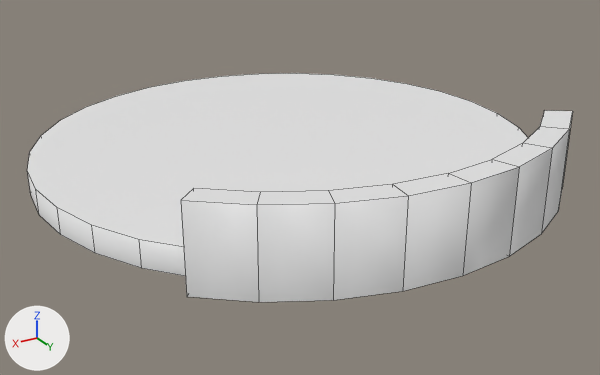
The Blender file Content/Meshes/EarthWall.blend: old version first, new version second.
Rendered twice from a camera (50 mm lens) standing at (3.96, 6.92, 3.01) and looking at (0.03, 0.37, -0.27). Lighting does not change. The marker at lower left points along +X, +Y and +Z. Mesh edges are drawn as thin lines. Objects named as collision shapes, trigger or cutter boxes, shadow casters or lower levels of detail are left out.

Before the edit, the objects in view are built like this:
```python
me_cylinder_001 = bpy.data.meshes.new('Cylinder.001')
me_cylinder_001.from_pydata(...)  # 64 vertices, 33 faces; spans x -2.5..2.5, y -2.5..2.5, z -0.12..0.12
me_cylinder_010 = bpy.data.meshes.new('Cylinder.010')
me_cylinder_010.from_pydata(...)  # 12 vertices, 8 faces; spans x -0.536..0.536, y 2.452..2.75, z -0.138..0.637
me_cylinder_011 = bpy.data.meshes.new('Cylinder.011')
me_cylinder_011.from_pydata(...)  # 16 vertices, 8 faces; spans x -1.05..1.05, y 2.31..2.7, z -0.14..0.64
me_cylinder_012 = bpy.data.meshes.new('Cylinder.012')
me_cylinder_012.from_pydata(...)  # 16 vertices, 8 faces; spans x -1.53..1.53, y 2.08..2.54, z -0.14..0.64
me_cylinder_013 = bpy.data.meshes.new('Cylinder.013')
me_cylinder_013.from_pydata(...)  # 16 vertices, 8 faces; spans x -1.94..1.94, y 1.77..2.29, z -0.14..0.64
ob_earth = bpy.data.objects.new('Earth', me_cylinder_001)
ob_earth.location = (0.0, 0.0, 0.0)
ob_wall_1 = bpy.data.objects.new('Wall_1', me_cylinder_010)
ob_wall_1.location = (0.0, 0.0, 0.0)
ob_wall_2 = bpy.data.objects.new('Wall_2', me_cylinder_011)
ob_wall_2.location = (0.0, 0.0, 0.0)
ob_wall_3 = bpy.data.objects.new('Wall_3', me_cylinder_012)
ob_wall_3.location = (0.0, 0.0, 0.0)
ob_wall_4 = bpy.data.objects.new('Wall_4', me_cylinder_013)
ob_wall_4.location = (0.0, 0.0, 0.0)
```
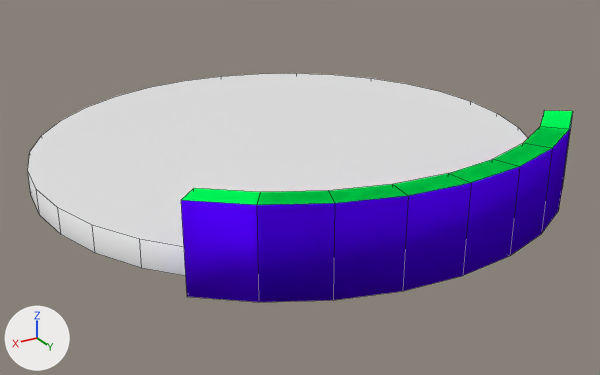
Boxes [x1, y1, x2, y2] around the edits, measured in the pictures (600 x 375 px):
'Wall_1', reshaped (not visible afterwards): before [393, 159, 519, 291]
'Wall_2', reshaped (not visible afterwards): before [329, 144, 552, 300]
'Wall_3', reshaped (not visible afterwards): before [257, 127, 569, 302]
part 1 of me_cylinder_013, added (purple): after [257, 127, 569, 302]
part 2 of me_cylinder_013, recoloured (white to purple): [181, 118, 572, 302] in both
part 3 of me_cylinder_013, recoloured (white to green): [182, 110, 573, 205] in both
part 4 of me_cylinder_012, recoloured: before [257, 131, 569, 302]
part 5 of me_cylinder_012, recoloured: before [257, 127, 569, 205]
part 6 of me_cylinder_011, recoloured: before [333, 149, 552, 300]
part 7 of me_cylinder_011, recoloured: before [329, 144, 552, 203]
part 8 of me_cylinder_010, recoloured: before [403, 167, 519, 291]
part 9 of me_cylinder_010, recoloured: before [393, 159, 519, 196]

The change, as a diff of the scene's bpy script:
```diff
--- a/Content/Meshes/EarthWall.blend.py
+++ b/Content/Meshes/EarthWall.blend.py
@@ mat_material_011 @@
+mat_material_011 = diffuse_material('Material.011')
+mat_material_011.base_color = (0.0, 1.0, 0.104)  # green #00ff5b
@@ mat_material_010 @@
+mat_material_010 = diffuse_material('Material.010')
+mat_material_010.base_color = (0.0941, 0.0, 1.0)  # purple #5600ff
@@ mat_material_008 @@
+mat_material_008 = diffuse_material('Material.008')
+mat_material_008.base_color = (0.0, 1.0, 0.104)  # green #00ff5b
@@ mat_material_007 @@
+mat_material_007 = diffuse_material('Material.007')
+mat_material_007.base_color = (0.0941, 0.0, 1.0)  # purple #5600ff
@@ mat_material_004 @@
+mat_material_004 = diffuse_material('Material.004')
+mat_material_004.base_color = (0.0941, 0.0, 1.0)  # purple #5600ff
@@ mat_material_005 @@
+mat_material_005 = diffuse_material('Material.005')
+mat_material_005.base_color = (0.0, 1.0, 0.104)  # green #00ff5b
@@ mat_material_002 @@
+mat_material_002 = diffuse_material('Material.002')
+mat_material_002.base_color = (0.0, 1.0, 0.104)  # green #00ff5b
@@ mat_material_001 @@
+mat_material_001 = diffuse_material('Material.001')
+mat_material_001.base_color = (0.0941, 0.0, 1.0)  # purple #5600ff
@@ me_cylinder_013 @@
-me_cylinder_013.from_pydata(...)  # 16 vertices, 8 faces; spans x -1.94..1.94, y 1.77..2.29, z -0.14..0.64
+me_cylinder_013.from_pydata(...)  # 36 vertices, 34 faces; spans x -1.94..1.94, y 1.77..2.75, z -0.14..0.64
+# me_cylinder_013 part 1
+# 10 vertices are added at x -1.05..1.05, y 2.31..2.75, z -0.14..-0.12
+# 5 new vertices lie (0.0, 0.0, 0.78) away from vertices in x -1.05..1.05, y 2.54..2.75, z -0.14
+# 5 new vertices lie (0.0, 0.0, 0.74) away from vertices in x -0.96..0.96, y 2.31..2.5, z -0.12
+# 12 new faces join them, mat_material_001 (purple #5600ff), smooth
+# 8 new faces join them, mat_material (orange #ff5300)
+# 6 new faces join them, mat_material_002 (green #00ff5b)
+# me_cylinder_013 part 2: 6 faces spanning x -1.94..1.94, y 1.77..2.29, z -0.14..0.64 switch from no material to mat_material_001 (purple #5600ff)
+# me_cylinder_013 part 3: 2 faces spanning x -1.94..1.94, y 1.77..2.29, z 0.62..0.64 switch from no material to mat_material_002 (green #00ff5b)
+me_cylinder_013.materials.append(mat_material)  # orange #ff5300
@@ me_cylinder_012 @@
-me_cylinder_012.from_pydata(...)  # 16 vertices, 8 faces; spans x -1.53..1.53, y 2.08..2.54, z -0.14..0.64
+me_cylinder_012.from_pydata(...)  # 28 vertices, 26 faces; spans x -1.53..1.53, y 2.08..2.75, z -0.14..0.64
+# me_cylinder_012 part 4: 6 faces spanning x -1.53..1.53, y 2.08..2.54, z -0.14..0.64 switch from no material to mat_material_004 (purple #5600ff)
+# me_cylinder_012 part 5: 2 faces spanning x -1.53..1.53, y 2.08..2.54, z 0.62..0.64 switch from no material to mat_material_005 (green #00ff5b)
+me_cylinder_012.materials.append(mat_material_003)  # orange #ff5300
@@ me_cylinder_011 @@
-me_cylinder_011.from_pydata(...)  # 16 vertices, 8 faces; spans x -1.05..1.05, y 2.31..2.7, z -0.14..0.64
+me_cylinder_011.from_pydata(...)  # 20 vertices, 18 faces; spans x -1.05..1.05, y 2.31..2.75, z -0.14..0.64
+# me_cylinder_011 part 6: 6 faces spanning x -1.05..1.05, y 2.31..2.7, z -0.14..0.64 switch from no material to mat_material_007 (purple #5600ff)
+# me_cylinder_011 part 7: 2 faces spanning x -1.05..1.05, y 2.31..2.7, z 0.62..0.64 switch from no material to mat_material_008 (green #00ff5b)
+me_cylinder_011.materials.append(mat_material_006)  # orange #ff5300
@@ me_cylinder_010 @@
-me_cylinder_010.from_pydata(...)  # 12 vertices, 8 faces; spans x -0.536..0.536, y 2.452..2.75, z -0.138..0.637
+me_cylinder_010.from_pydata(...)  # 12 vertices, 10 faces; spans x -0.536..0.536, y 2.452..2.75, z -0.138..0.637
+# me_cylinder_010 part 8: 6 faces spanning x -0.536..0.536, y 2.452..2.75, z -0.138..0.637 switch from no material to mat_material_010 (purple #5600ff)
+# me_cylinder_010 part 9: 2 faces spanning x -0.536..0.536, y 2.452..2.75, z 0.625..0.637 switch from no material to mat_material_011 (green #00ff5b)
+me_cylinder_010.materials.append(mat_material_009)  # orange #ff5300
```
